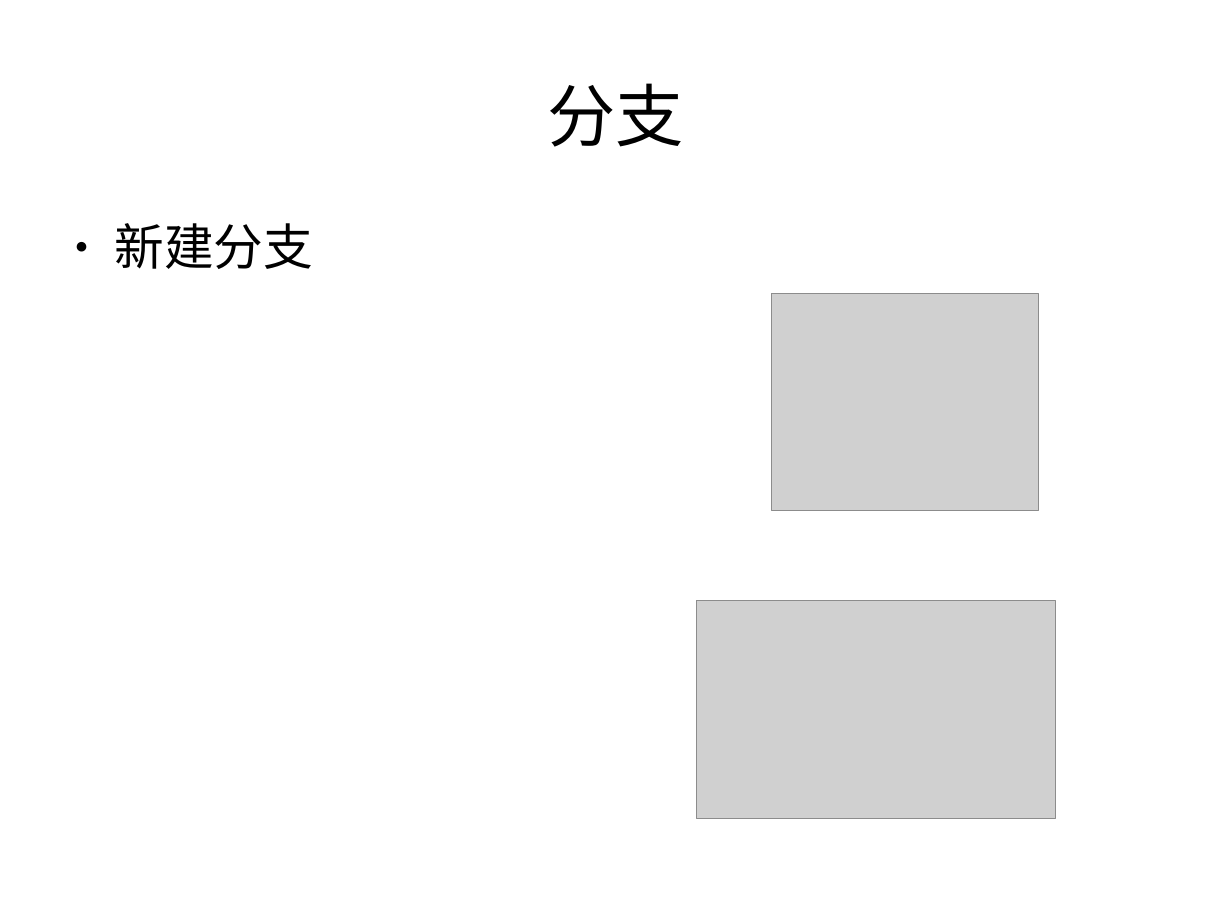
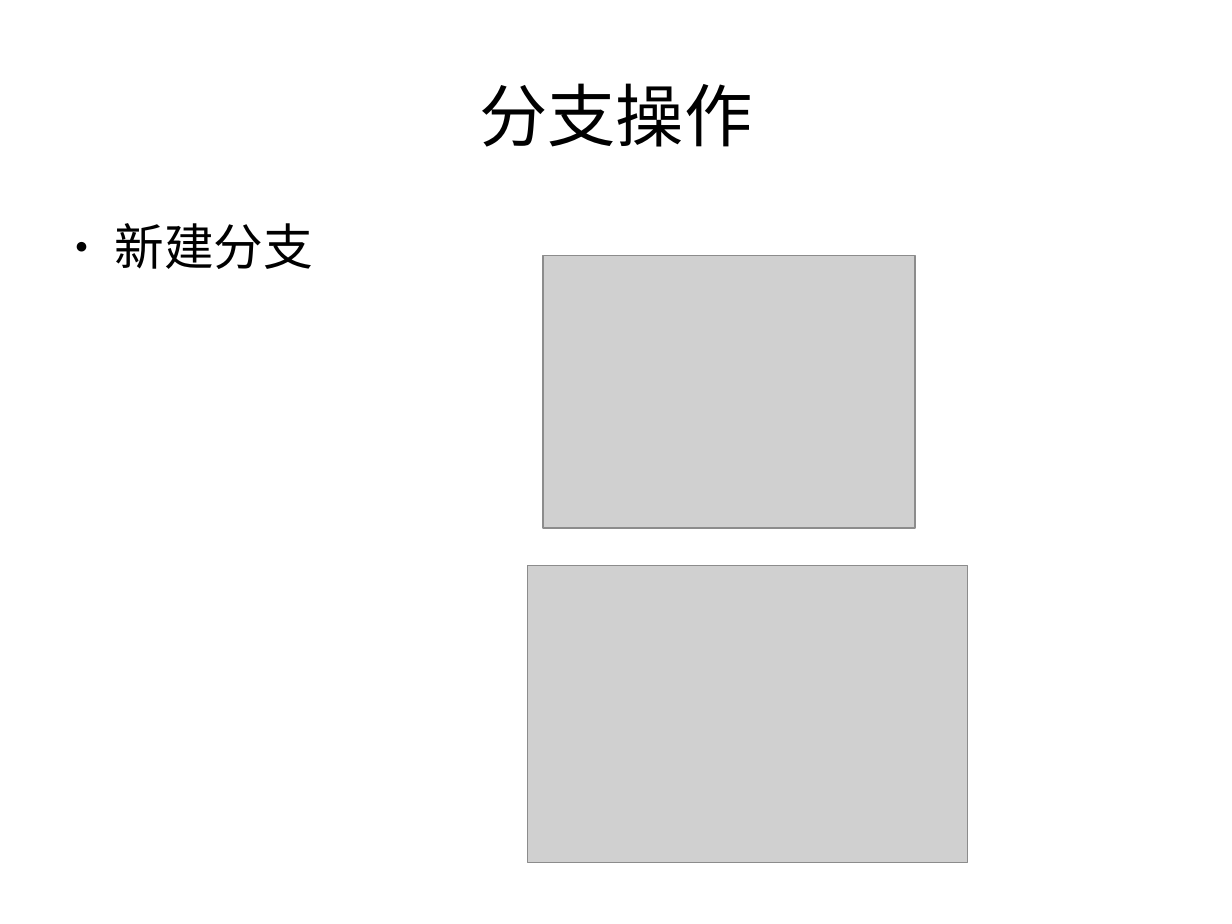
Before and after one commit to qintong91/RockerFmAndroid, a slide deck: slide 7 of git.odp. Drawn at 1232x924 pixels with LibreOffice and Linux fonts; fonts in the diff are those of the drawing; grey boxes stand for pictures. Boxes give left, top, right and bottom in pixels: in the first picture for what was removed or moved away, otherwise in the second. Text is boxed around its words. In the diff, an @@ line names an element or a change of style, - is before the commit and + after.

```diff
--- a/git.odp
+++ b/git.odp
@@ title at box(479, 83, 752, 147): text changed @@
-分支
+分支操作
@@ picture: place and size @@
-picture at box(773, 294, 1040, 511)
+picture at box(543, 255, 916, 528)
@@ picture: place and size @@
-picture at box(696, 601, 1056, 819)
+picture at box(528, 566, 968, 863)
```
Also in this commit, not shown: 6 other slides changed, 9 slides added, 3 slides removed, 5 other files.
